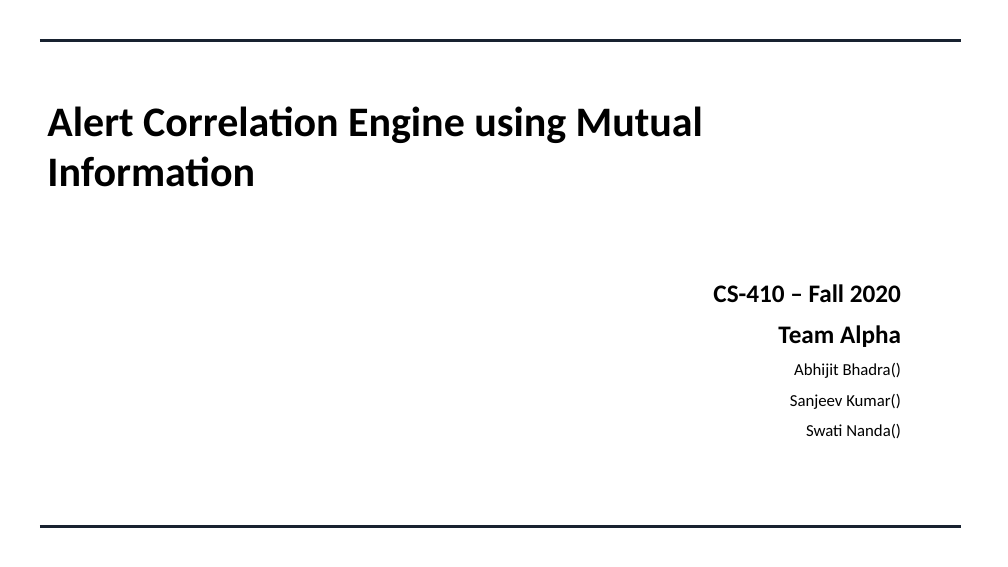
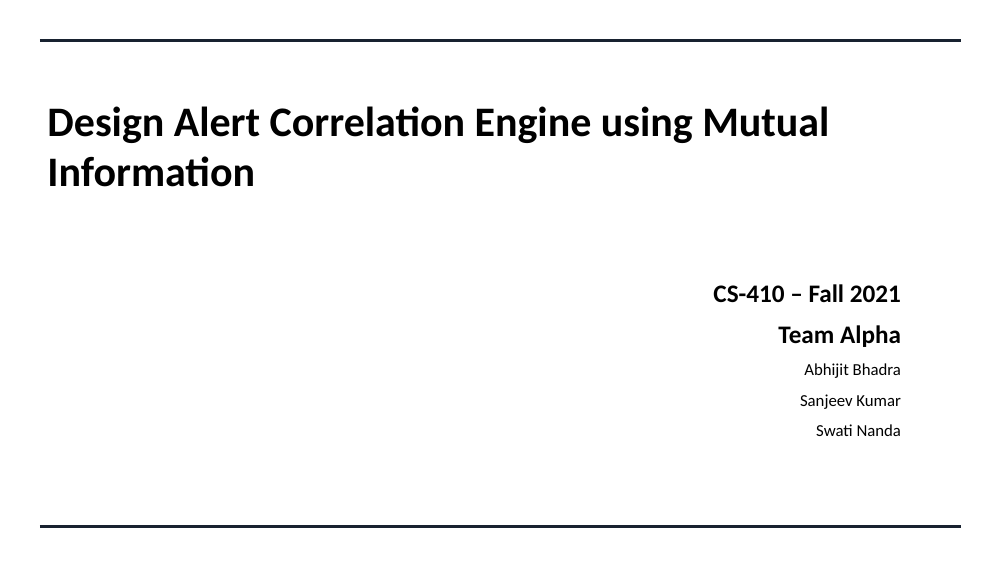
Before and after one commit to swatinanda/CS410-Fall2021-TeamAlpha, a slide deck: slide 1 of Team_Alpha_Presentation.pptx. Drawn at 1008x567 pixels with LibreOffice and Linux fonts; fonts in the diff are those of the drawing. Boxes give left, top, right and bottom in pixels: in the first picture for what was removed or moved away, otherwise in the second. Text is boxed around its words. In the diff, an @@ line names an element or a change of style, - is before the commit and + after.

```diff
--- a/Team_Alpha_Presentation.pptx
+++ b/Team_Alpha_Presentation.pptx
@@ title at (47, 106, 829, 187): text changed @@
-Alert Correlation Engine using Mutual Information
+Design Alert Correlation Engine using Mutual Information
@@ text at (713, 284, 901, 302): text changed @@
-CS-410 – Fall 2020
+CS-410 – Fall 2021
@@ text at (800, 363, 901, 436): text changed @@
-Abhijit Bhadra()
-Sanjeev Kumar()
-Swati Nanda()
+Abhijit Bhadra
+Sanjeev Kumar
+Swati Nanda
```
Also in this commit, not shown: 5 other slides changed, 2 slides added.
